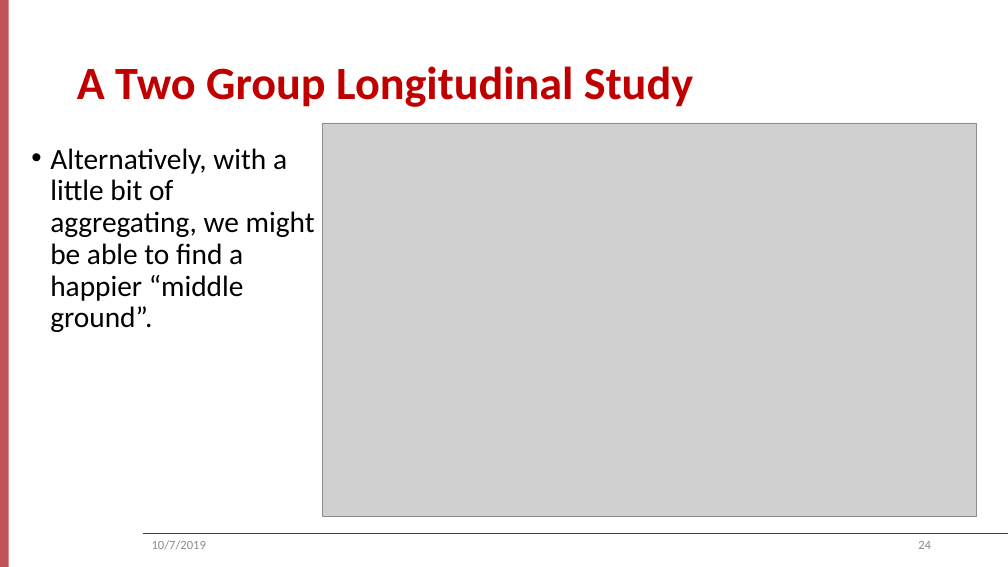
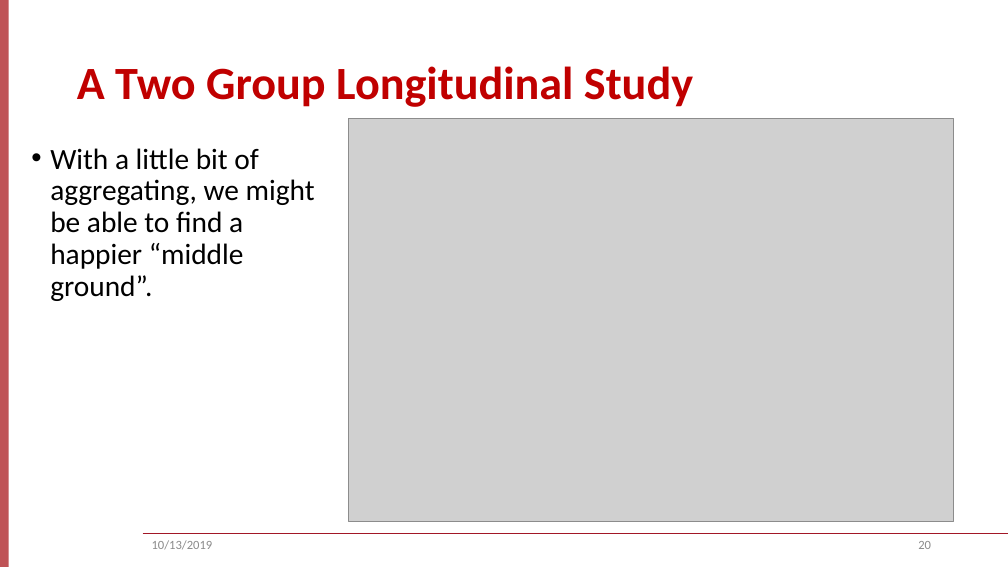
Before and after one commit to keithlohse/ASNR, a slide deck: slide 20 of ASNR_2019_workshop/lohse_ASNR_2019.pptx (slide 24 before the commit). Drawn at 1008x567 pixels with LibreOffice and Linux fonts; fonts in the diff are those of the drawing; grey boxes stand for pictures; background and template pictures are left out. Boxes give left, top, right and bottom in pixels: in the first picture for what was removed or moved away, otherwise in the second. Text is boxed around its words. In the diff, an @@ line names an element or a change of style, - is before the commit and + after.

Commit message:
Final upload for ASNR 2019
Finalized script file, .ppt and images for ASNR 2019

```diff
--- a/ASNR_2019_workshop/lohse_ASNR_2019.pptx
+++ b/ASNR_2019_workshop/lohse_ASNR_2019.pptx
@@ picture: place and size @@
-picture at [322, 123, 976, 517]
+picture at [349, 118, 954, 521]
@@ text at [50, 148, 315, 301]: text changed @@
-• Alternatively, with a little bit of aggregating, we might be able to find a happier “middle ground”.
+• With a little bit of aggregating, we might be able to find a happier “middle ground”.
@@ text at [152, 540, 213, 550]: text changed @@
-10/7/2019
+10/13/2019
@@ page number at [918, 541, 931, 549]: text changed @@
-24
+20
```
Also in this commit, not shown: 15 other slides changed, 6 slides removed, 17 other files.
